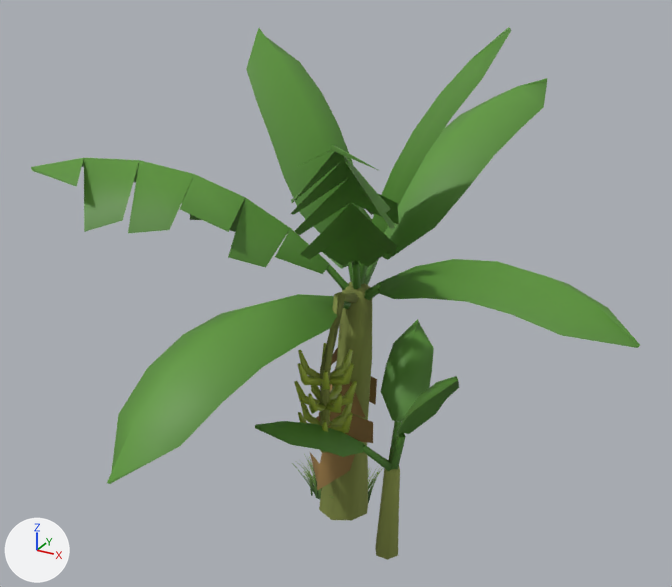
The glTF model game/assets/models/banana.glb as it was, and as the next commit left it.
Camera for both pictures: a 50 mm lens placed at (2.15, -4.02, 3.37), pointed at (0.02, -0.13, 1.43). Arrows for +X, +Y and +Z are at lower left; the lights stay in place. The picture after the commit comes second. Where no turn or scale is listed for an object, it has been applied to the vertices. Vertices at exactly the same position are counted once.

Names of what the first picture shows: 'banana_mesh'.
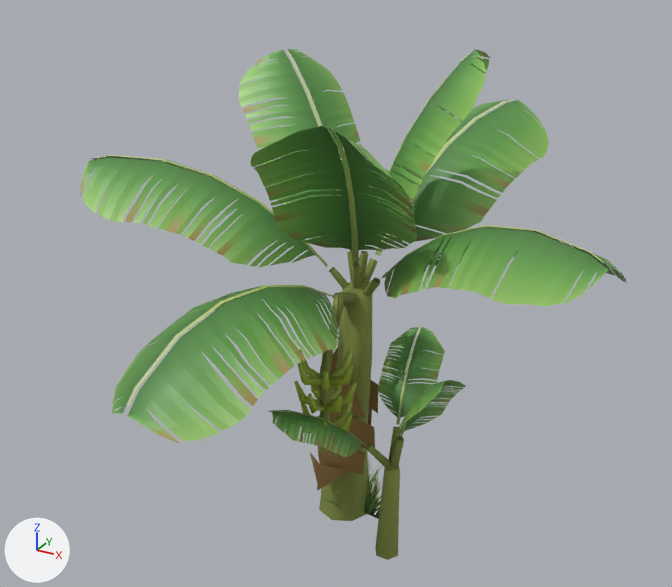
Pixel boxes (x1, y1, x2, y2) of what changed, in the pictures (672 x 587 px; the box of a moved part takes in the faces that stretch with it):
'banana_mesh', surface changed, reshaped (10% narrower): before (31, 27, 640, 560); after (80, 49, 627, 560)
part 1 of me_banana_mesh, rebuilt (53% wider, 11% taller): before (291, 145, 399, 267); after (251, 126, 417, 261)
part 2 of me_banana_mesh, rebuilt: before (31, 158, 330, 274); after (80, 155, 328, 267)
part 3 of me_banana_mesh, rebuilt (mostly hidden): before (305, 207, 374, 269); after (281, 152, 389, 262)
part 4 of me_banana_mesh, rebuilt: before (246, 28, 360, 234); after (239, 49, 365, 205)
part 5 of me_banana_mesh, rebuilt (14% shorter): before (382, 78, 547, 260); after (375, 99, 549, 256)
part 6 of me_banana_mesh, rebuilt (11% narrower): before (372, 27, 511, 233); after (366, 49, 490, 246)
part 7 of me_banana_mesh, rebuilt (6% narrower, 9% shorter): before (378, 259, 640, 348); after (381, 225, 627, 306)
part 8 of me_banana_mesh, rebuilt (17% shorter): before (107, 294, 338, 484); after (112, 285, 340, 443)
part 9 of me_banana_mesh, rebuilt (11% wider, 8% shorter): before (397, 376, 459, 438); after (396, 380, 465, 437)
part 10 of me_banana_mesh, rebuilt: before (255, 421, 364, 457); after (268, 410, 367, 457)
part 11 of me_banana_mesh, rebuilt: before (381, 319, 434, 422); after (378, 327, 445, 425)
part 12 of me_banana_mesh, rebuilt: before (330, 461, 383, 503); after (325, 456, 383, 508)
part 13 of me_banana_mesh, deleted: before (292, 454, 322, 499)
part 14 of me_banana_mesh, moved or reshaped: before (326, 259, 383, 309); after (329, 251, 380, 307)
part 15 of me_banana_mesh, moved or reshaped: before (319, 367, 406, 520); after (314, 380, 404, 521)
part 16 of me_banana_mesh, recoloured: before (294, 259, 405, 560); after (294, 251, 404, 560)
part 17 of me_banana_mesh, recoloured: before (326, 259, 406, 470); after (329, 251, 404, 470)

The change, as a list of edits to the scene's bpy script:
```text
Change mat_m_bananaleaf:
    remove # nodes: BsdfPrincipled, Mix, OutputMaterial, VertexColor
    remove # colours: green #5f9a3a, mixed with the vertex colours
    nodes: BsdfPrincipled, Math x3, Mix, OutputMaterial, TexImage, VertexColor
    uses the picture img_banana
Change me_banana_mesh:
    remove me_banana_mesh.from_pydata(...)  # 679 vertices, 792 faces; spans x -1.42..1.6, y -1.64..1.42, z 0.0..2.77
    add me_banana_mesh.from_pydata(...)  # 804 vertices, 1032 faces; spans x -1.32..1.58, y -1.65..1.39, z -0.01..2.76
    me_banana_mesh part 1: the loose piece of 30 vertices spanning x -0.02..0.6, y -1.03..-0.06, z 1.58..2.48 is rebuilt with 35 vertices and now spans x -0.13..0.64, y -0.96..-0.05, z 1.58..2.54
    me_banana_mesh part 2: the loose piece of 30 vertices spanning x -1.42..-0.07, y -0.78..0.02, z 1.52..2.11 is rebuilt with 35 vertices and now spans x -1.32..-0.06, y -0.84..0.1, z 1.51..2.12
    me_banana_mesh part 3: the loose piece of 29 vertices spanning x -0.83..0.0, y 0.17..1.38, z 1.3..1.7 is rebuilt with 35 vertices and now spans x -0.98..0.05, y 0.15..1.39, z 1.46..1.84
    me_banana_mesh part 4: the loose piece of 20 vertices spanning x -0.78..0.01, y -0.06..0.51, z 1.61..2.65 is rebuilt with 35 vertices and now spans x -0.73..0.01, y -0.1..0.62, z 1.6..2.63
    me_banana_mesh part 5: the loose piece of 20 vertices spanning x -0.01..0.66, y 0.13..1.42, z 1.55..2.33 is rebuilt with 35 vertices and now spans x -0.11..0.76, y 0.13..1.33, z 1.54..2.25
    me_banana_mesh part 6: the loose piece of 20 vertices spanning x 0.09..0.74, y -0.11..0.36, z 1.64..2.77 is rebuilt with 35 vertices and now spans x 0.1..0.72, y -0.2..0.49, z 1.62..2.76
    me_banana_mesh part 7: the loose piece of 20 vertices spanning x 0.23..1.6, y -0.52..0.11, z 1.47..1.8 is rebuilt with 35 vertices and now spans x 0.2..1.58, y -0.73..0.22, z 1.49..2.01
    me_banana_mesh part 8: the loose piece of 20 vertices spanning x -0.4..0.19, y -1.64..-0.19, z 1.08..1.58 is rebuilt with 35 vertices and now spans x -0.53..0.36, y -1.65..-0.16, z 1.24..1.68
    me_banana_mesh part 9: the loose piece of 14 vertices spanning x 0.46..0.82, y -0.49..-0.2, z 0.79..1.29 is rebuilt with 25 vertices and now spans x 0.47..0.81, y -0.54..-0.17, z 0.76..1.28
    me_banana_mesh part 10: the loose piece of 14 vertices spanning x -0.06..0.33, y -0.81..-0.37, z 0.72..0.98 is rebuilt with 25 vertices and now spans x -0.08..0.33, y -0.78..-0.36, z 0.72..1.02
    me_banana_mesh part 11: the loose piece of 14 vertices spanning x 0.2..0.49, y -0.14..0.34, z 0.76..1.15 is rebuilt with 25 vertices and now spans x 0.17..0.52, y -0.15..0.32, z 0.74..1.17
    me_banana_mesh part 12: the loose piece of 6 vertices spanning x -0.01..0.17, y -0.18..0.21, z 0.0..0.34 is rebuilt with 6 vertices and now spans x -0.01..0.19, y -0.25..0.24, z 0.01..0.38
    me_banana_mesh part 13: the loose piece of 6 vertices spanning x -0.36..0.09, y -0.12..0.01, z 0.0..0.36 is deleted
    me_banana_mesh part 14: 26 vertices moved from x -0.1..0.26, y -0.21..0.17, z 1.4..1.65 to x -0.08..0.22, y -0.17..0.15, z 1.41..1.62; 8 vertices removed from x -0.07..0.11, y 0.02..0.21, z 1.3..1.58; 8 vertices added at x -0.05..0.1, y 0.02..0.17, z 1.3..1.55
    me_banana_mesh part 15: 20 vertices moved from x -0.16..0.5, y -0.3..0.21, z 0.0..0.8 to x -0.14..0.49, y -0.29..0.23, z -0.01..0.77; 9 vertices removed from x -0.1..0.45, y -0.4..0.28, z 0.53..0.78; 16 vertices added at x -0.21..0.45, y -0.38..0.21, z 0.01..0.73
    me_banana_mesh part 16: 482 kept faces spanning x -0.22..0.49, y -0.59..0.24, z -0.01..1.62 get new vertex colours
    me_banana_mesh part 17: 67 faces spanning x -0.08..0.49, y -0.29..0.15, z 0.54..1.62 switch from mat_m_bananaleaf to mat_m_stem
    other edits to the shape of me_banana_mesh do not show in these pictures
```
